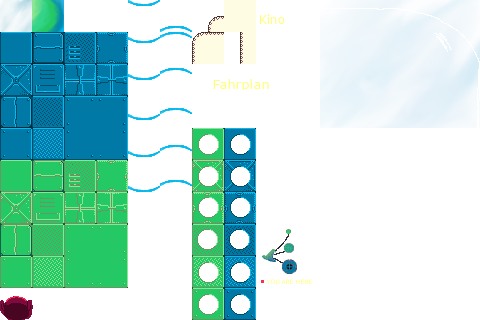
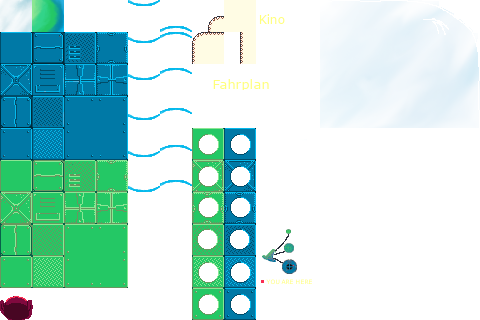
Comparing the layer stacks of the two 480 × 320 images. Changes:
painted on "außenhaube" over [327, 0, 480, 128]
